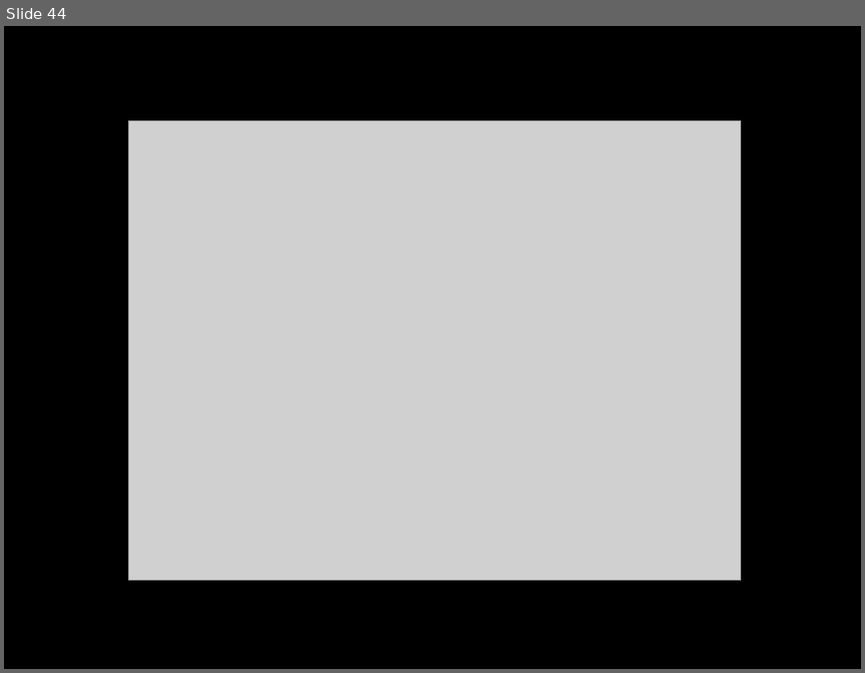
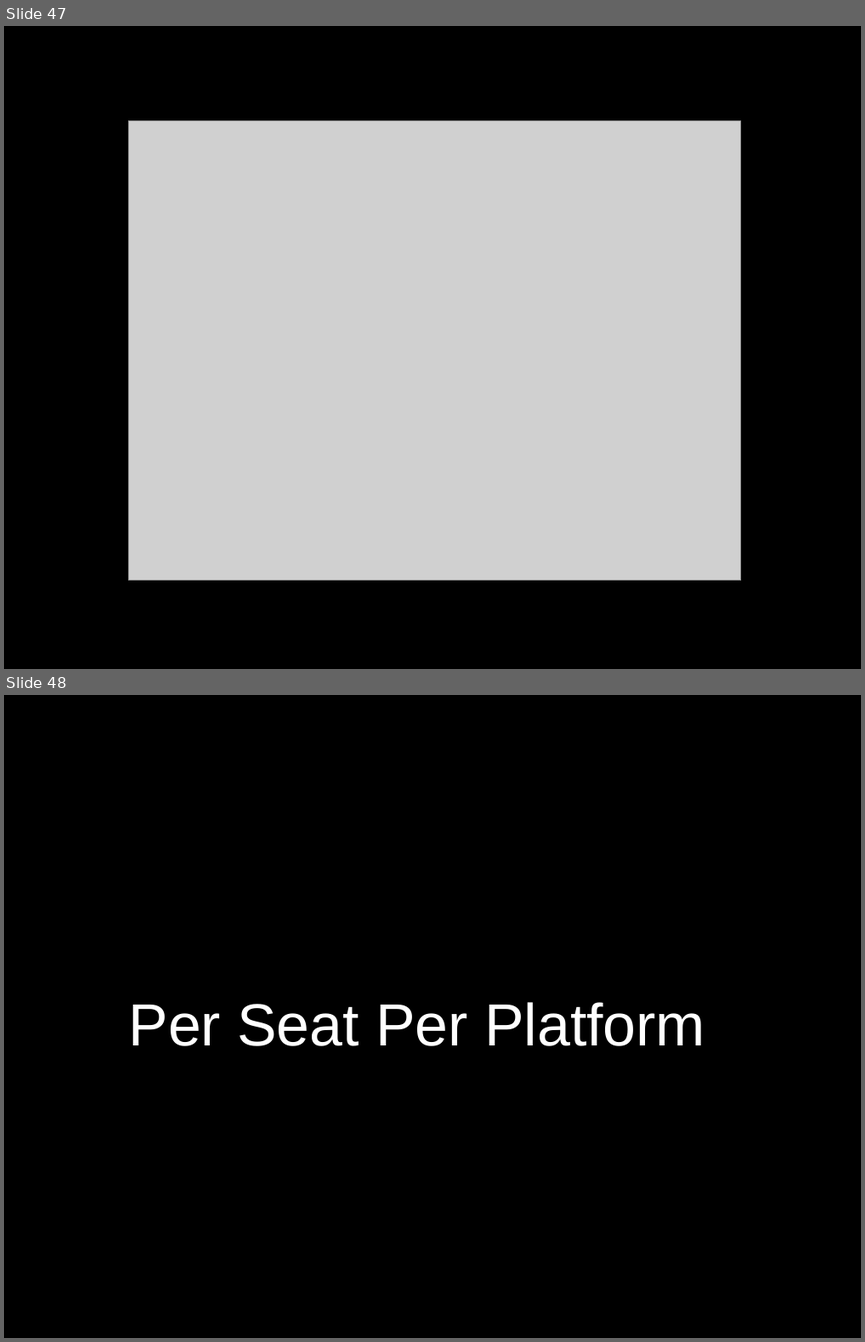
Before and after one commit to dodikk/xamarin-intro-slides, a slide deck: XamarinIntro.odp. Shown one above the other, each under a label of ours: slide 44 before the commit, slides 47 and 48 after it. The pictures are 865x673 and 865x1342 pixels, drawn with LibreOffice and Linux fonts; fonts in the diff are those of the drawing; grey boxes stand for pictures. Boxes give left, top, right and bottom in pixels: in the first picture for what was removed or moved away, otherwise in the second. Text is boxed around its words. In the diff, an @@ line names an element or a change of style, - is before the commit and + after.

```diff
--- a/XamarinIntro.odp
+++ b/XamarinIntro.odp
@@ slide 48 added at (x1=4, y1=695, x2=861, y2=1338), background #000000 @@
@@ text added at (x1=129, y1=1002, x2=705, y2=1046), 55 pt, text #FFFFFF @@
+Per Seat Per Platform
@@ what was slide 44 is now slide 47 @@
```
Also in this commit, not shown: 6 slides changed, 6 other slides added, 2 slides removed.
